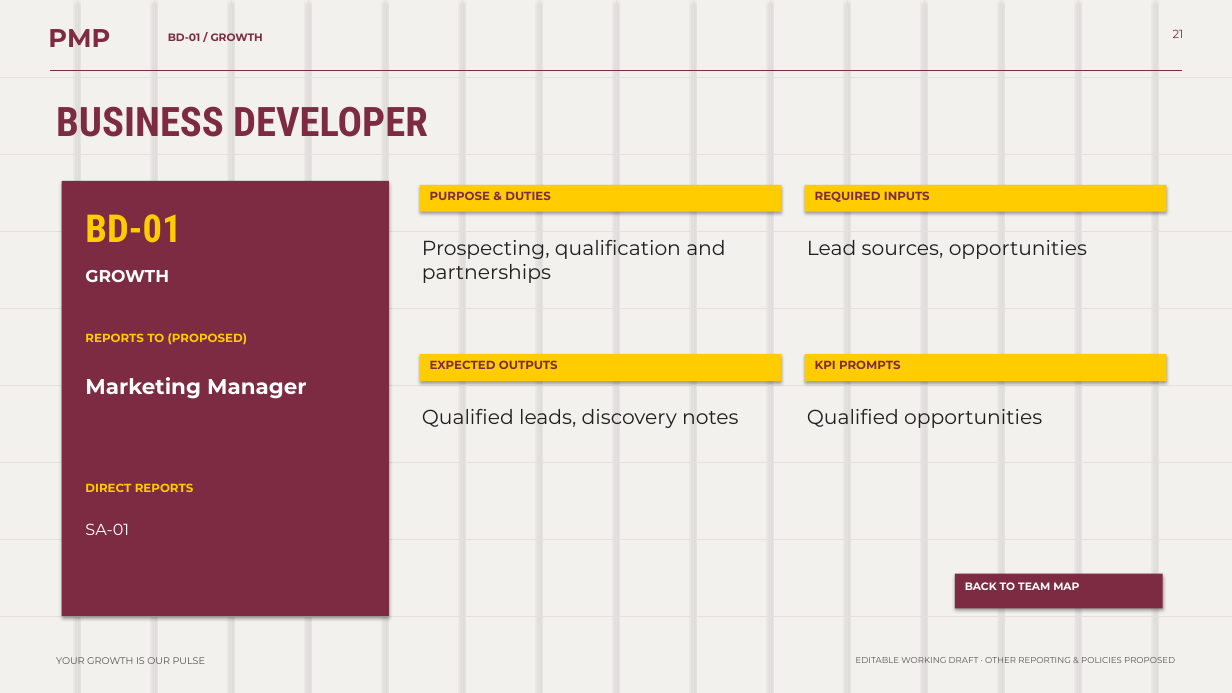
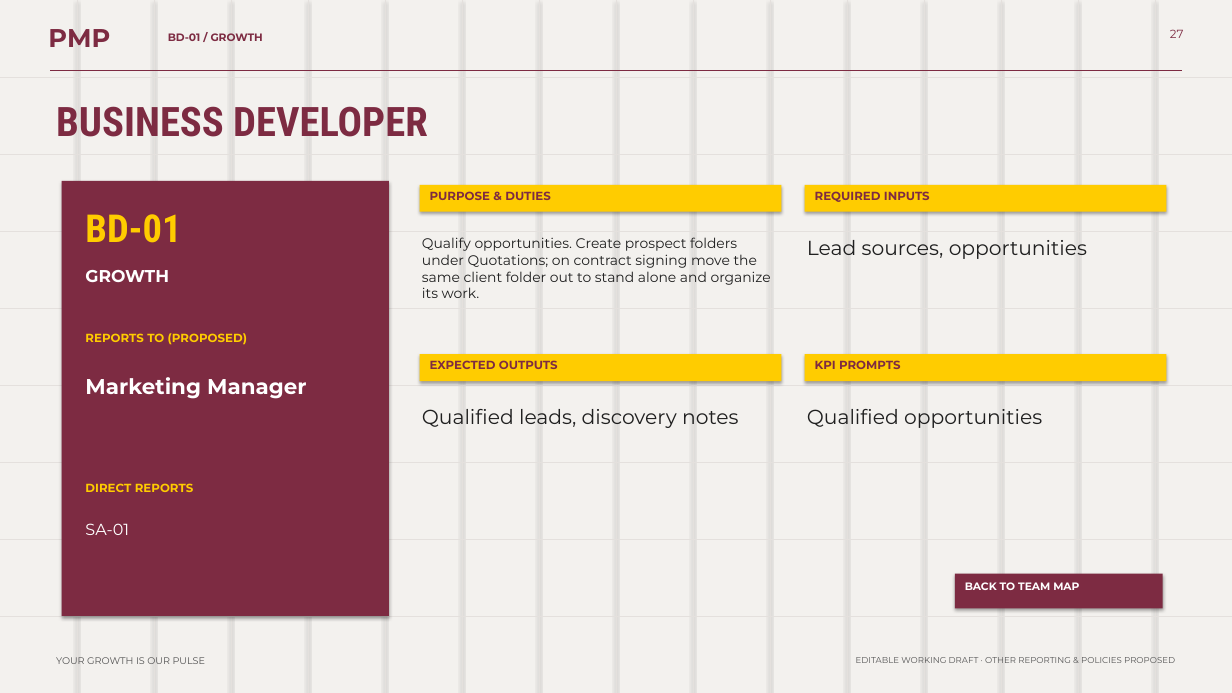
Before and after one commit to bassmasherif888-maker/PMP-Growth-Agency-, a slide deck: slide 27 of presentations/PMP-Growth-OS-Confirmed-Workflow-Editable.pptx (slide 21 before the commit). Drawn at 1232x693 pixels with LibreOffice and Linux fonts; fonts in the diff are those of the drawing. Boxes give left, top, right and bottom in pixels: in the first picture for what was removed or moved away, otherwise in the second. Text is boxed around its words. In the diff, an @@ line names an element or a change of style, - is before the commit and + after.

```diff
--- a/presentations/PMP-Growth-OS-Confirmed-Workflow-Editable.pptx
+++ b/presentations/PMP-Growth-OS-Confirmed-Workflow-Editable.pptx
@@ text at [1170, 29, 1184, 38]: text changed @@
-21
+27
@@ text at [422, 237, 771, 298]: text changed; size 19 to 13 pt @@
-Prospecting, qualification and partnerships
+Qualify opportunities. Create prospect folders under Quotations; on contract signing move the same client folder out to stand alone and organize its work.
```
Also in this commit, not shown: 37 other slides changed, 6 slides added, 12 other files.
